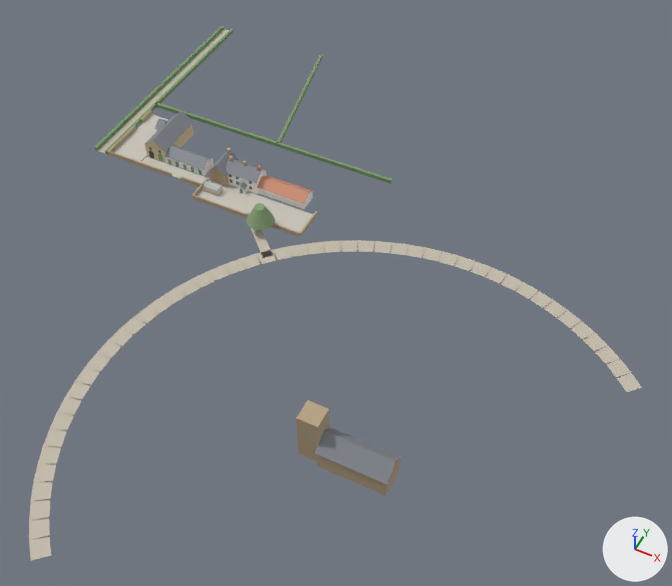
Before and after pictures for a commit that changed the glTF model models/tymawr.glb.
One viewpoint serves both versions: a 50 mm lens placed at (122.0, -183.0, 193.0), pointed at (46.0, -31.0, 3.0). The axes (+X, +Y, +Z) are drawn at lower right. The lights are the same throughout. The older version comes first. Vertices at exactly the same position are counted once.

In view in the first picture: 'tymawr'.
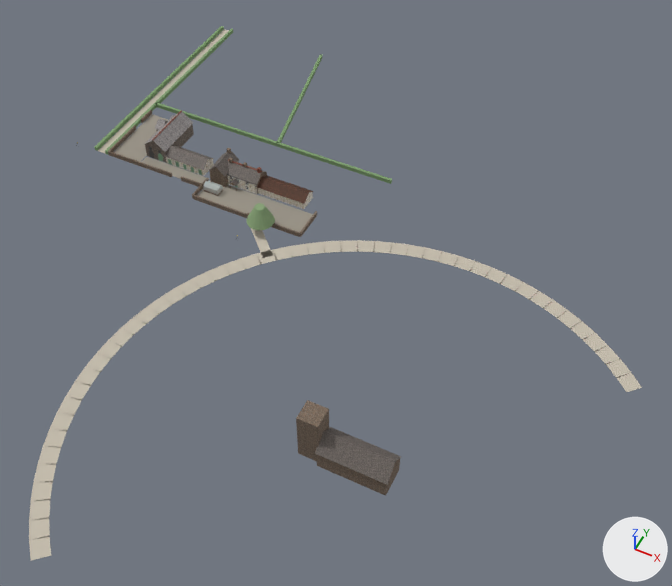
Changed parts and their boxes [x1, y1, x2, y2] in the pictures (672 x 586 px; the box of a moved part takes in the faces that stretch with it):
'tymawr', surface changed, recoloured, reshaped
    both: [29, 26, 642, 561]
part 1 of me_tymawr, moved or reshaped
    before: [226, 159, 265, 183]
    after: [228, 161, 266, 185]
part 2 of me_tymawr, moved or reshaped
    before: [257, 165, 261, 171]
    after: [228, 160, 262, 172]
part 3 of me_tymawr, moved or reshaped
    before: [240, 188, 243, 194]
    after: [152, 110, 182, 140]
part 4 of me_tymawr, moved or reshaped
    before: [227, 160, 267, 194]
    after: [227, 162, 267, 194]

What the commit changed:
Picture 'Image_5' (img_image_5) is new.
Picture 'Image_4' (img_image_4) is new.
Picture 'Image_3' (img_image_3) is new.
Picture 'Image_2' (img_image_2) is new.
Picture 'Image_1' (img_image_1) is new.
Picture 'Image_0' (img_image_0) is new.
In material 'limewash' (mat_limewash), base_color is no longer (0.93, 0.92, 0.87), white #f7f6f0.
In material 'limewash' (mat_limewash), texture is now set to img_image_0.
In material 'limewash' (mat_limewash), roughness goes from 0.85 to 0.9.
In material 'slate' (mat_slate), base_color is no longer (0.23, 0.25, 0.28), grey #848990.
In material 'slate' (mat_slate), texture is now set to img_image_1.
In material 'slate' (mat_slate), roughness goes from 0.55 to 0.6.
In material 'pantile' (mat_pantile), base_color is no longer (0.62, 0.27, 0.17), brown #ce8e73.
In material 'pantile' (mat_pantile), texture is now set to img_image_2.
In material 'rubble' (mat_rubble), base_color is no longer (0.48, 0.37, 0.24), beige #b8a486.
In material 'rubble' (mat_rubble), texture is now set to img_image_3.
In material 'dressed' (mat_dressed), base_color is no longer (0.69, 0.57, 0.34), beige #d8c79e.
In material 'dressed' (mat_dressed), texture is now set to img_image_4.
In material 'dressed' (mat_dressed), roughness goes from 0.85 to 0.9.
Material 'gravel' (mat_gravel) changes colour from light grey #cbc7bc to grey #9b9589; in linear values from (0.6, 0.57, 0.5) to (0.33, 0.3, 0.25).
Material 'timber' (mat_timber) is new.
Its base color is (0.2, 0.14, 0.09) (brown #7c6955).
Its roughness is 0.85.
Material 'ridge' (mat_ridge) is new.
Its base color is (0.26, 0.07, 0.04) (brown #8b4b38).
Its roughness is 0.7.
Material 'tripod' (mat_tripod) is new.
Its base color is (0.05, 0.05, 0.05) (dark grey #3f3f3f).
Material 'frame' (mat_frame) is new.
Its base color is (0.85, 0.84, 0.8) (white #edece7).
Its roughness is 0.6.
Material 'slate_barn' (mat_slate_barn) is new.
Its texture is img_image_5.
Its roughness is 0.6.
Material 'tripodcam' (mat_tripodcam) is new.
Its base color is (0.55, 0.42, 0.12) (yellow #c4ad61).
Its metallic is 0.6.
Its roughness is 0.4.
me_tymawr is used by ob_tymawr; location (0.0, 0.0, 0.0).
me_tymawr had 1090 vertices, 1330 faces and spanned x -52.0..129.0, y -130.0..70.0, z 0.0..15.0.
me_tymawr now has 1320 vertices, 1601 faces and spans x -58.0..129.0, y -130.0..70.0, z 0.0..15.0.
me_tymawr part 1: the loose piece of 6 vertices spanning x -6.0..6.0, y -3.0..3.0, z 5.0..8.0 is moved by (0.0, 0.0, -1.0).
me_tymawr part 2: the loose piece of 8 vertices spanning x 5.0, y 0.0, z 5.0..9.0 is scaled about its middle by (12.9, 0.32, 0.0555), then moved by (-5.0, 0.0, 0.0), in mat_ridge (brown #8b4b38).
me_tymawr part 3: the loose piece of 8 vertices spanning x 0.0..2.0, y -5.0, z 0.0..2.0 is scaled about its middle by (0.32, 332, 0.1), then moved by (-32.0, 10.0, 7.0), in mat_ridge (brown #8b4b38).
me_tymawr part 4: 19 vertices moved from x -6.0..6.0, y -3.0..3.0, z 1.0..9.0 to x -6.0..6.0, y -3.0..3.0, z 2.0..8.0; 34 vertices removed from x -4.0..4.0, y -5.0..0.0, z 0.0..9.0; 87 vertices added at x -4.0..11.0, y -23.0..3.0, z 0.0..7.0.
Other edits to the shape of me_tymawr do not show in these pictures.
me_tymawr gains material mat_slate_barn (picture img_image_5).
me_tymawr gains material mat_ridge (brown #8b4b38).
me_tymawr gains material mat_frame (white #edece7).
me_tymawr gains material mat_timber (brown #7c6955).
me_tymawr gains material mat_tripod (dark grey #3f3f3f).
me_tymawr gains material mat_tripodcam (yellow #c4ad61).
